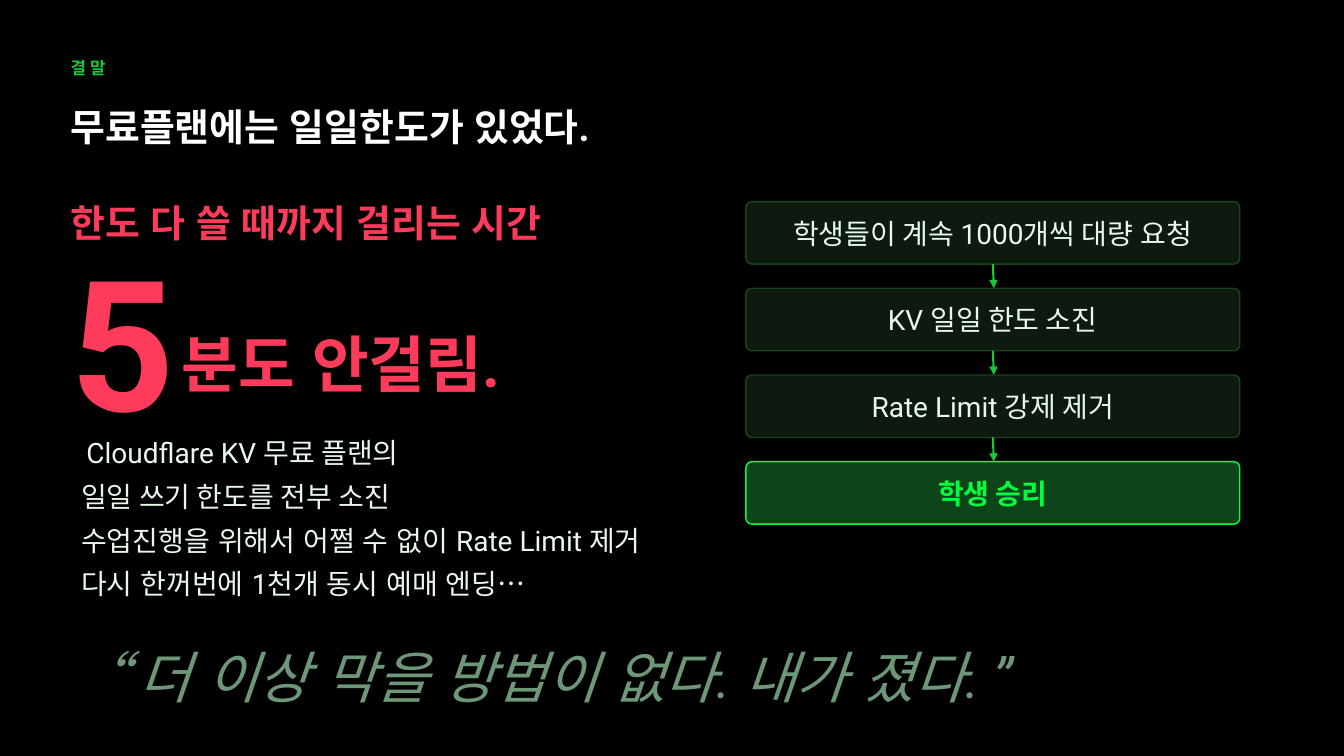
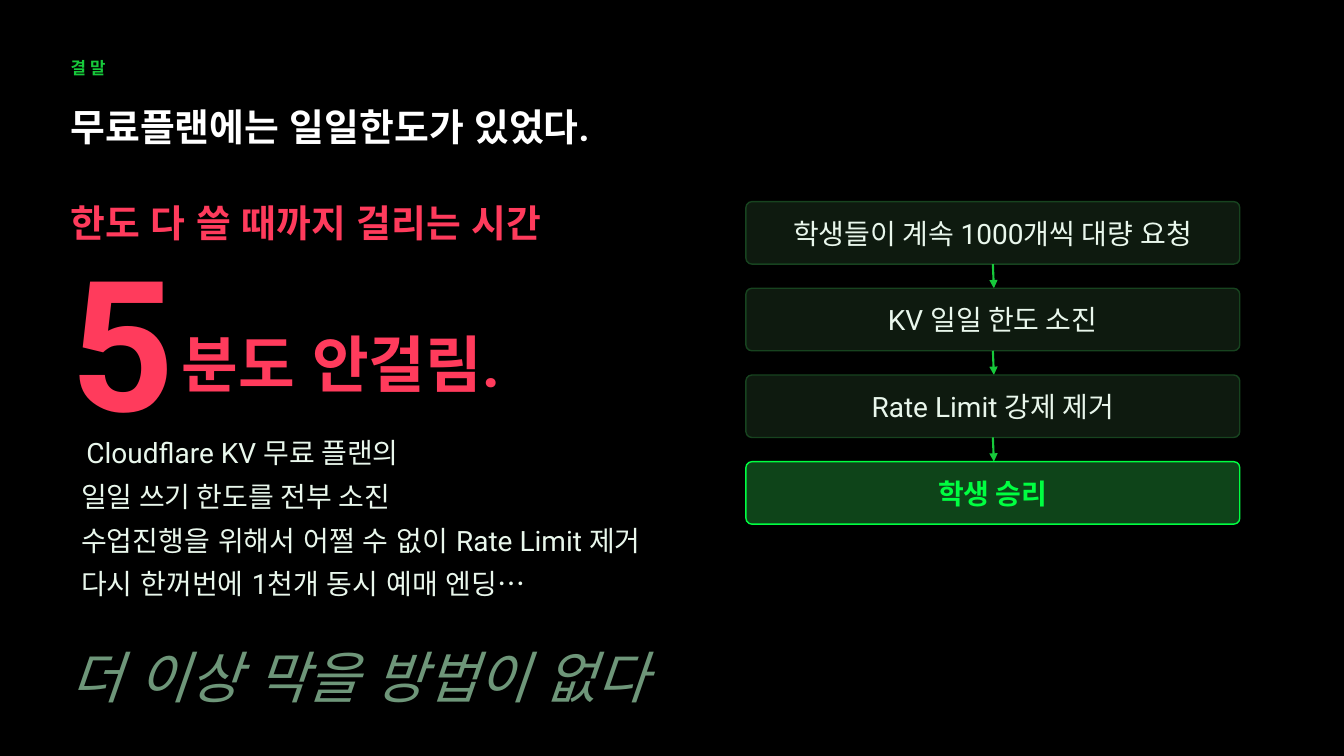
Before and after one commit to shk-cell/Macro_Classroom, a slide deck: slide 23 of AI기반 바이브코딩 시대의 교사역할과 교수학습설계.pptx. Drawn at 1344x756 pixels with LibreOffice and Linux fonts; fonts in the diff are those of the drawing. Boxes give left, top, right and bottom in pixels: in the first picture for what was removed or moved away, otherwise in the second. Text is boxed around its words. In the diff, an @@ line names an element or a change of style, - is before the commit and + after.

```diff
--- a/AI기반 바이브코딩 시대의 교사역할과 교수학습설계.pptx
+++ b/AI기반 바이브코딩 시대의 교사역할과 교수학습설계.pptx
@@ text at box(71, 651, 648, 703): text changed @@
-“ 더 이상 막을 방법이 없다. 내가 졌다. ”
+더 이상 막을 방법이 없다
```
Also in this commit, not shown: 5 other slides changed.
